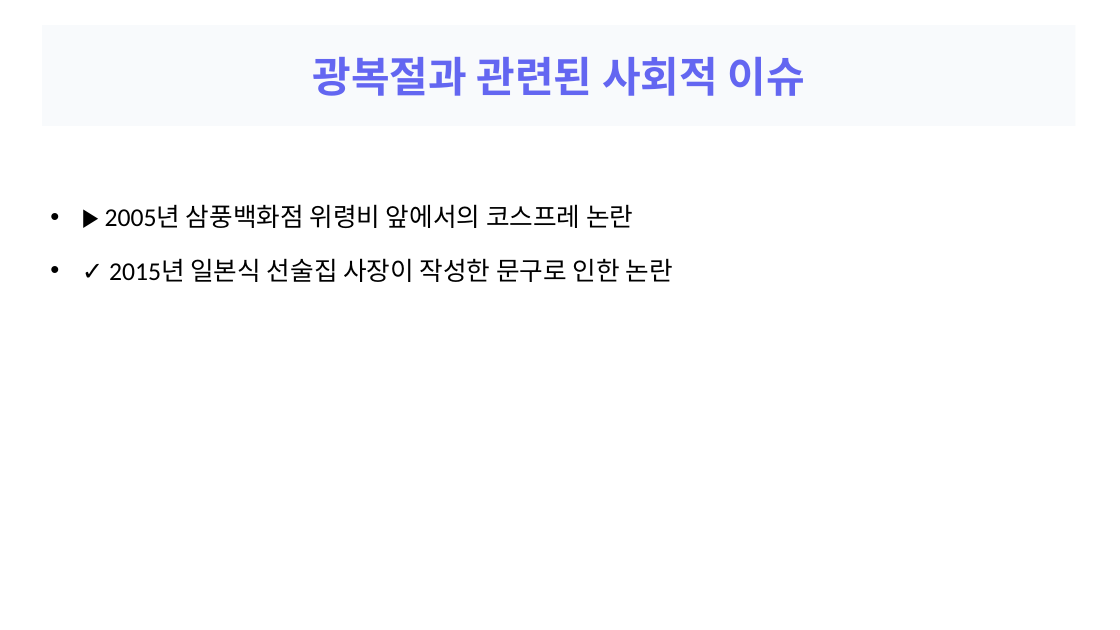
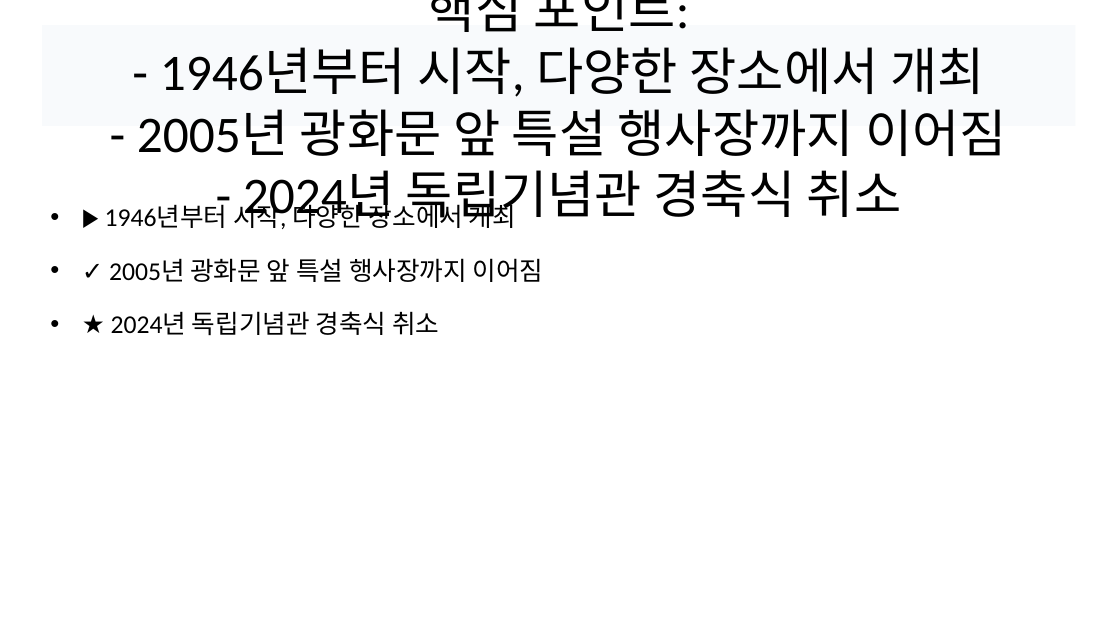
Before and after one commit to devna0111/FlowMate, a slide deck: slide 5 of uploads/pptx_sample.pptx (slide 4 before the commit). Drawn at 1120x630 pixels with LibreOffice and Linux fonts; fonts in the diff are those of the drawing. Boxes give left, top, right and bottom in pixels: in the first picture for what was removed or moved away, otherwise in the second. Text is boxed around its words. In the diff, an @@ line names an element or a change of style, - is before the commit and + after.

```diff
--- a/uploads/pptx_sample.pptx
+++ b/uploads/pptx_sample.pptx
@@ title at <box>137,0,1007,226</box>: text changed; size 36 to 44 pt; text colour #6366F1 to #000000; bold off @@
-광복절과 관련된 사회적 이슈
+광복절 경축식 역사
+핵심 포인트:
+- 1946년부터 시작, 다양한 장소에서 개최
+- 2005년 광화문 앞 특설 행사장까지 이어짐
+- 2024년 독립기념관 경축식 취소
@@ text at <box>190,200,544,336</box>: text changed @@
-• ▶ 2005년 삼풍백화점 위령비 앞에서의 코스프레 논란
-• ✓ 2015년 일본식 선술집 사장이 작성한 문구로 인한 논란
+• ▶ 1946년부터 시작, 다양한 장소에서 개최
+• ✓ 2005년 광화문 앞 특설 행사장까지 이어짐
+• ★ 2024년 독립기념관 경축식 취소
```
Also in this commit, not shown: 4 other slides changed, 3 slides added, 2 slides removed, 14 other files.
